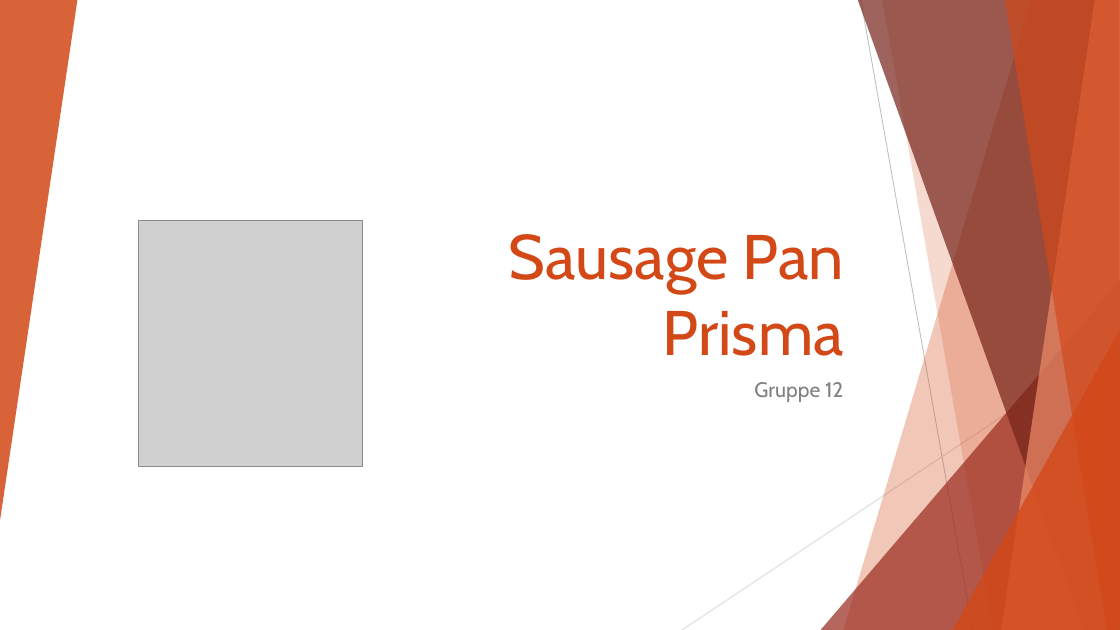
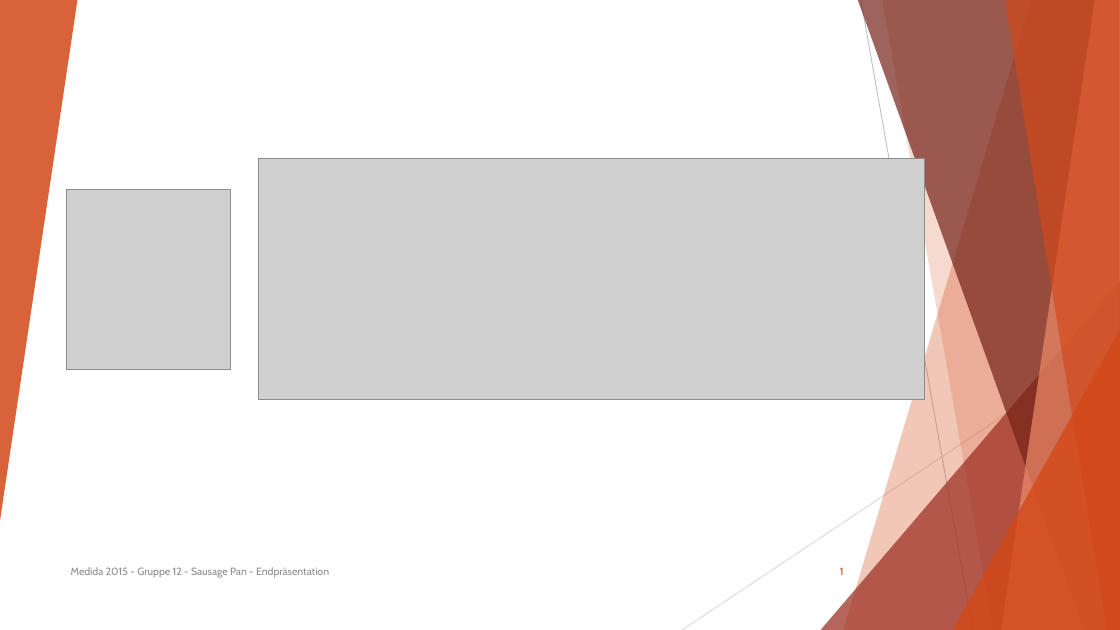
Before and after one commit to gembutterfly/sausagepan, a slide deck: slide 1 of Präsentation/Sausage Pan.pptx. Drawn at 1120x630 pixels with LibreOffice and Linux fonts; fonts in the diff are those of the drawing; grey boxes stand for pictures. Boxes give left, top, right and bottom in pixels: in the first picture for what was removed or moved away, otherwise in the second. Text is boxed around its words. In the diff, an @@ line names an element or a change of style, - is before the commit and + after.

```diff
--- a/Präsentation/Sausage Pan.pptx
+++ b/Präsentation/Sausage Pan.pptx
@@ picture added at [259,158,924,400] @@
@@ picture: place and size @@
-picture at [139,221,363,467]
+picture at [66,189,230,369]
@@ title removed at [509,234,844,356] @@
-Sausage Pan
-Prisma
@@ subtitle removed at [754,382,843,402] @@
-Gruppe 12
@@ text added at [71,567,329,578], 9 pt, text #8C8C8C @@
+Medida 2015 - Gruppe 12 - Sausage Pan - Endpräsentation
@@ page number added at [840,567,844,575], 9 pt, text #D34817 @@
+1
```
Also in this commit, not shown: 3 other slides changed, 6 slides added, 4 slides removed, 1 other file.
